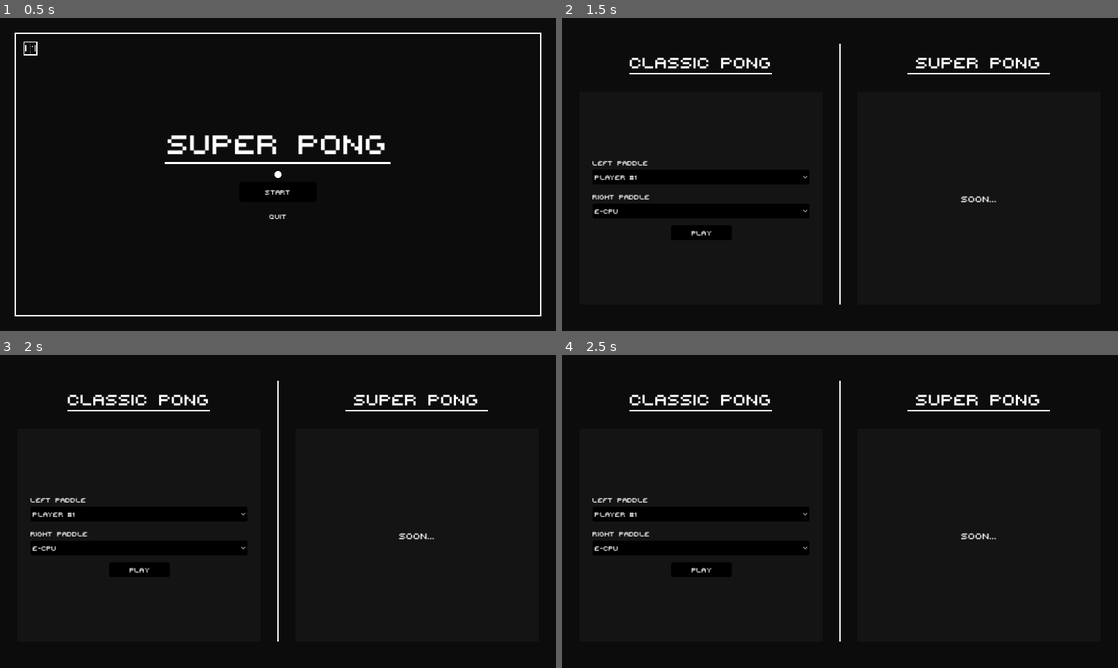
Above: before the commit, frames 1-4 (two rows, left to right).
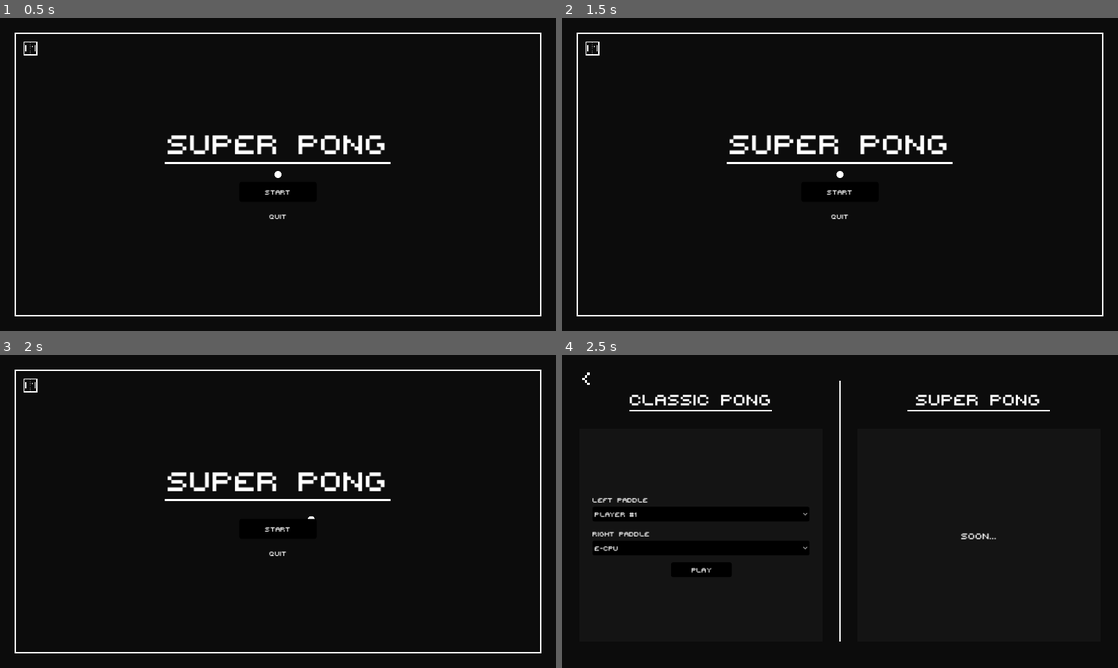
Above: after the commit, the same moments.

Repository: IamFastre/super-pong
Game: Godot game, scene res://scenes/levels/main_menu.tscn
The game is run twice, just before and just after one commit, with the same random seed, the same clock (stepped at 60 frames per second) and the same inputs.
Inputs (mouse positions are in pixels of both pictures, inside the frame that each line leads up to):
- Up to frame 1 (0.5 s): no input
- Up to frame 2 (1.5 s): click "Start" at 0.5 s; click (584, 43) at 1.27 s
- Up to frame 3 (2 s): no input
- Up to frame 4 (2.5 s): click (840, 530) at 2 s, where only the run after the commit has a clickable "Start"

Frame 1 is identical in both runs. In frame 2, 4.6% of the frame differs, in the area x 2-98%, y 4-96%; in frame 3, 4.6%; in frame 4, less than 0.1%.

Commit message:
back functionality and back button in mode selector menu

Diff:
--- a/scenes/levels/mode_selector.tscn
+++ b/scenes/levels/mode_selector.tscn
@@ -10,6 +10,9 @@
 [ext_resource type="Resource" uid="uid://dbskre3v64m5" path="res://resources/cpu_medium.tres" id="6_2yf2p"]
 [ext_resource type="Resource" uid="uid://bh6pjt4b1kjr2" path="res://resources/cpu_hard.tres" id="7_juk2u"]
 [ext_resource type="PackedScene" uid="uid://d3g5bwy2mslin" path="res://ui/sp_button.tscn" id="9_w075v"]
+[ext_resource type="Texture2D" uid="uid://d1j7fwmau8epk" path="res://ui/assets/back.png" id="11_ps74u"]
+
+[sub_resource type="StyleBoxEmpty" id="StyleBoxEmpty_gh2n6"]
 
 [node name="Menu" type="Node" node_paths=PackedStringArray("classic_left_options", "classic_right_options")]
 script = ExtResource("1_nrs7d")
@@ -228,4 +231,18 @@
 text = "SOON..."
 horizontal_alignment = 1
 
+[node name="BackButton" type="Button" parent="ModeSelector"]
+texture_filter = 1
+layout_mode = 0
+offset_left = 30.0
+offset_top = 30.0
+offset_right = 80.0
+offset_bottom = 80.0
+mouse_default_cursor_shape = 2
+theme_override_styles/focus = SubResource("StyleBoxEmpty_gh2n6")
+icon = ExtResource("11_ps74u")
+flat = true
+expand_icon = true
+
 [connection signal="pressed" from="ModeSelector/Classic/Body/Content/SPButton" to="." method="_on_play_pressed"]
+[connection signal="pressed" from="ModeSelector/BackButton" to="." method="_on_back_pressed"]
--- a/scenes/levels/scripts/mode_selector.gd
+++ b/scenes/levels/scripts/mode_selector.gd
@@ -24,6 +24,9 @@
 
 #=====================================================================#
 
+func _on_back_pressed() -> void:
+	SceneManager.back()
+
 func _on_play_pressed() -> void:
 	var game := classic_packed_scene.instantiate() as GameManagerNode
 	game.left_info = get_selected(classic_left_options)
--- a/scripts/scene_manager.gd
+++ b/scripts/scene_manager.gd
@@ -29,6 +29,14 @@
 func switch_to_node(scene:Node) -> void:
 	call_deferred("_deferred_switch_to_node", scene)
 
+func back() -> void:
+	var prev = history.pop_at(-2)
+
+	if prev != null:
+		switch(prev)
+	else:
+		switch(Scene.MainMenu)
+
 #=====================================================================#
 
 func _deferred_switch_to_node(scene:Node) -> void:
Not shown: 1 places in scenes/levels/mode_selector.tscn that only renumber resources
Binary file added: ui/assets/back.png
Not shown, added: ui/assets/back.png.import
